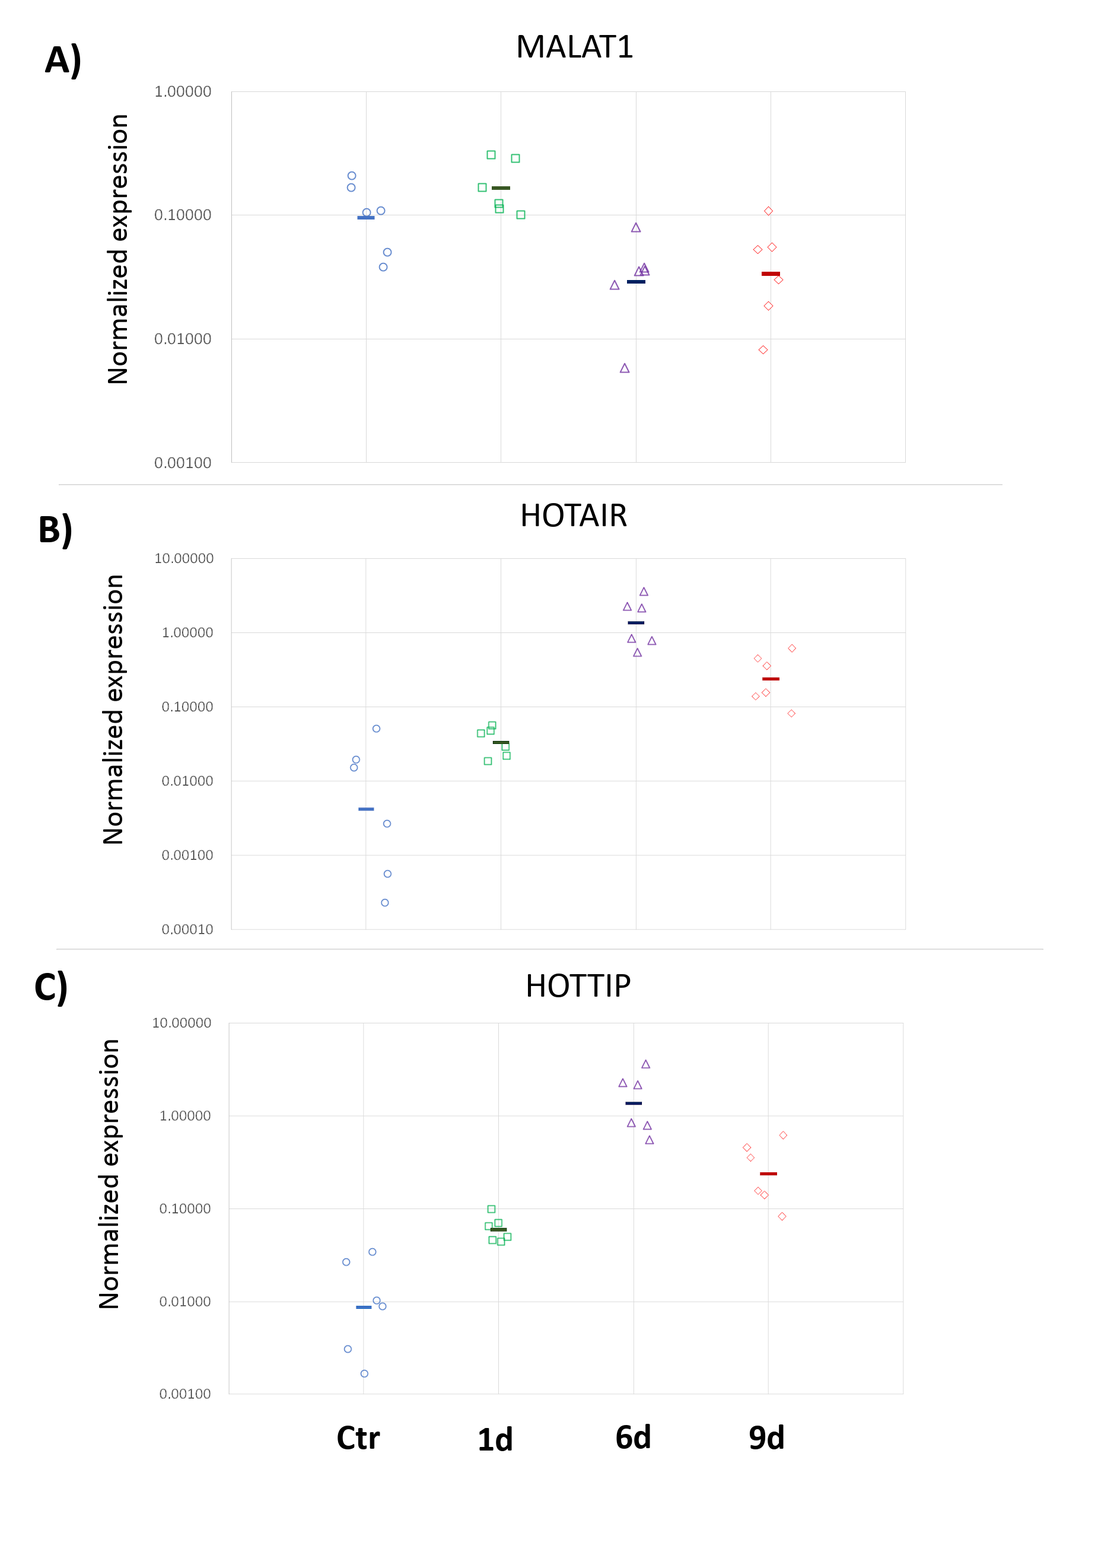
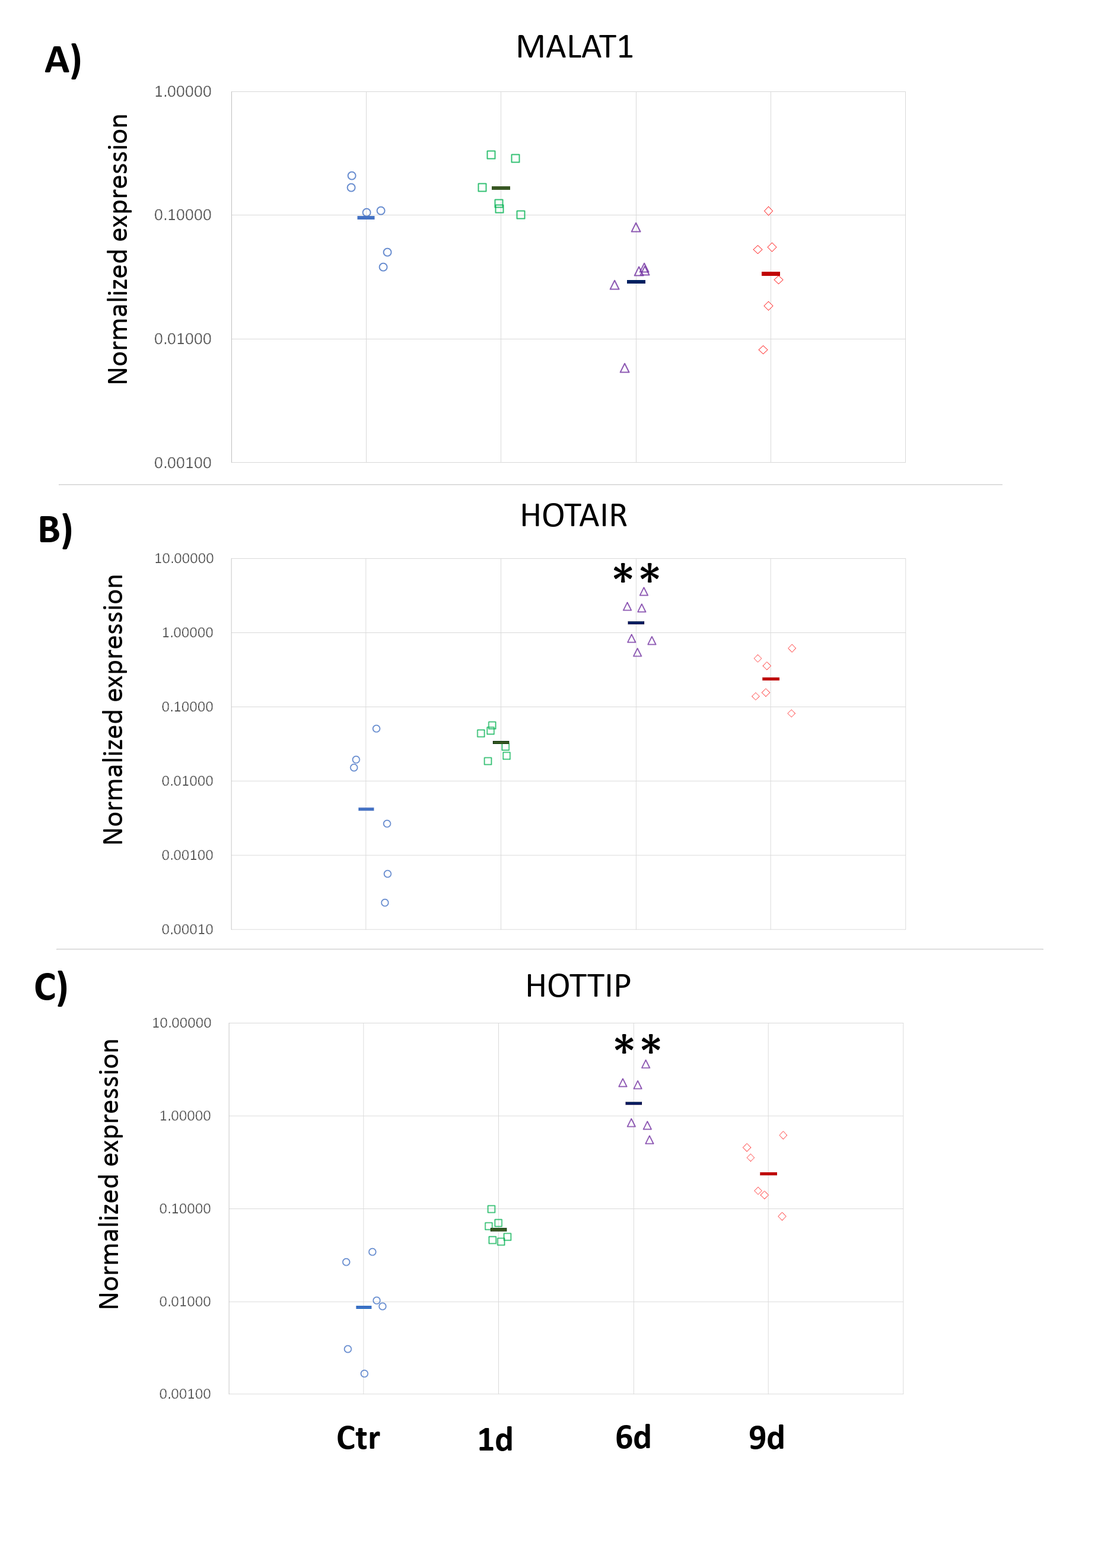
Two versions of the same layered image (1098px x 1568px). Layer-by-layer changes:
added layer "**" above "A)" over [614, 563, 660, 583]
added layer "** #1" above "Wklejona warstwa #2" over [615, 1034, 661, 1054]